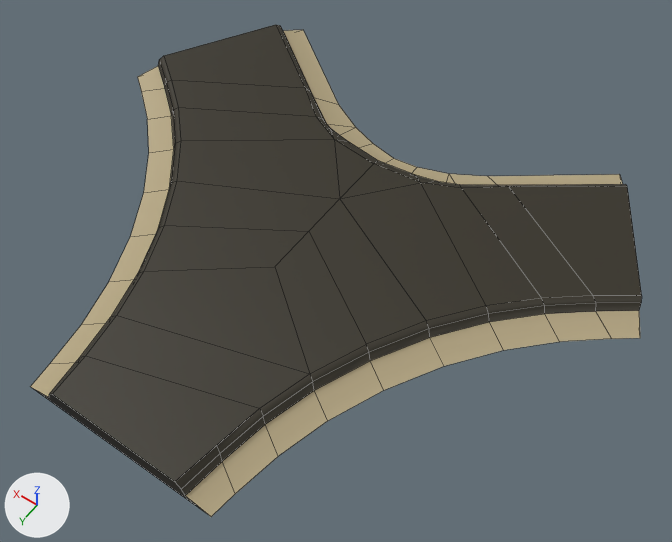
Two versions of the FBX model Assets/Art/Models/Road Tiles/Road_Zipper.fbx, one commit apart.
Before and after are seen from a 50 mm camera at (-0.523, 0.711, 1.025) aimed at (-0.052, 0.051, -0.012). Lighting does not change. The marker at lower left points along +X, +Y and +Z. Mesh edges are drawn as thin lines.

In view in the first picture: 'Road_Zipper'.
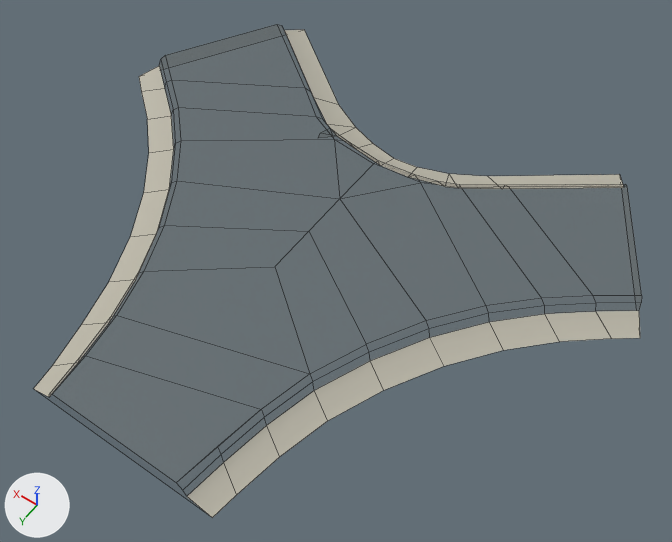
Patch to the scene script:
```diff
--- a/Assets/Art/Models/Road Tiles/Road_Zipper.fbx.py
+++ b/Assets/Art/Models/Road Tiles/Road_Zipper.fbx.py
@@ img_road00_noline_png @@
-img_road00_noline_png = load_image('Road00_NoLine.png', '../../Textures/Road00_NoLine.png', 1024, 1024, 'sRGB')
+img_road00_noline_png = load_image('Road00_NoLine.png', '../../Textures/Road00_NoLine.png', 1024, 1024, 'Non-Color')
@@ mat_road_010 @@
+mat_road_010 = bpy.data.materials.new('Road.010')
+# uses the picture img_road00_noline_png
@@ me_cylinder_238 @@
 me_cylinder_238.from_pydata(...)  # 129 vertices, 106 faces; spans x -0.449..0.451, y -0.343..0.436, z 0.0..0.032
-me_cylinder_238.materials.append(mat_road_001)  # picture img_road00_noline_png
+me_cylinder_238.materials.append(mat_road_010)
```

Boxes (x1, y1, x2, y2) around the edits, measured in the pictures (672 x 542 px):
'Road_Zipper', surface changed, recoloured (beige to grey)
    both: (30, 25, 642, 518)
